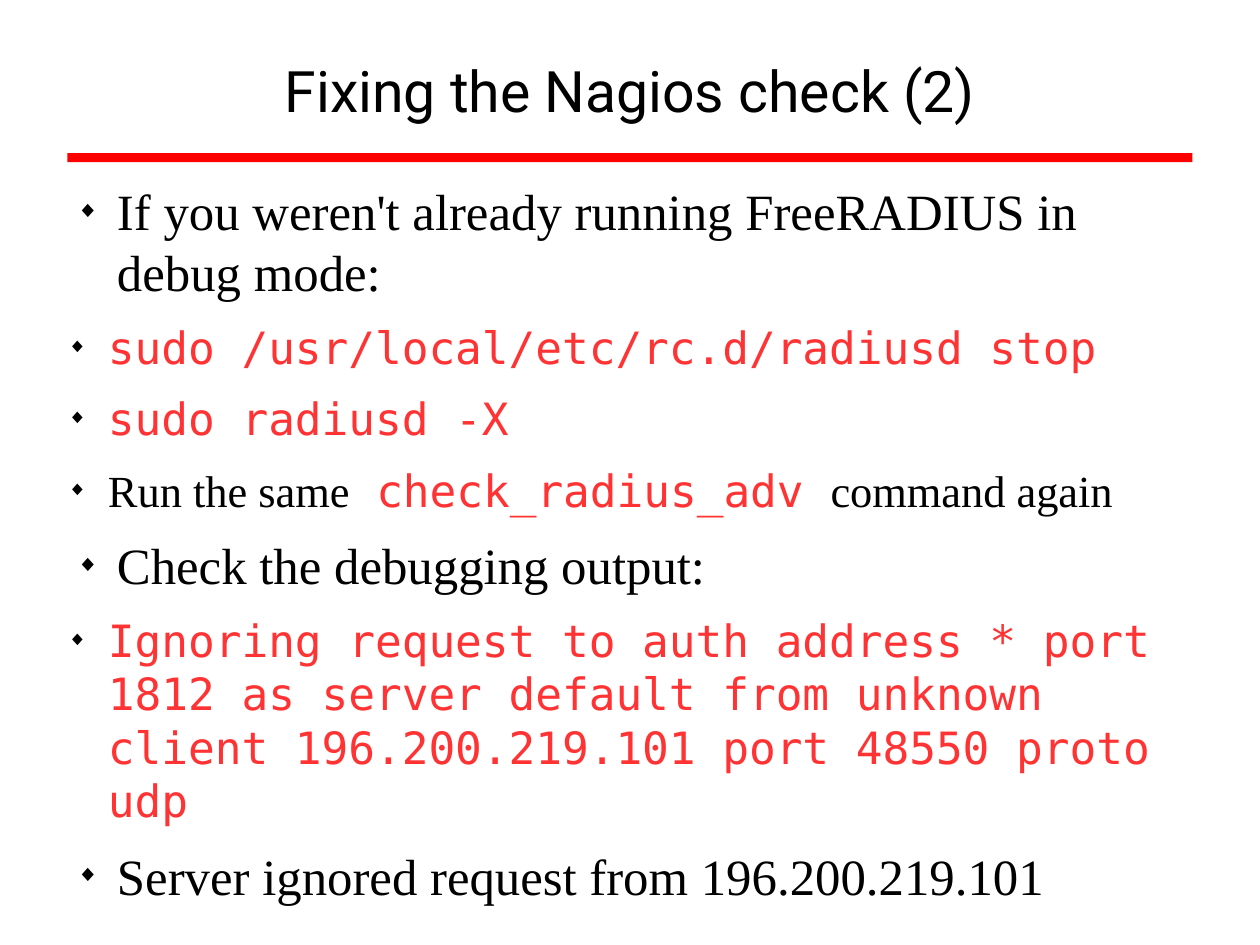
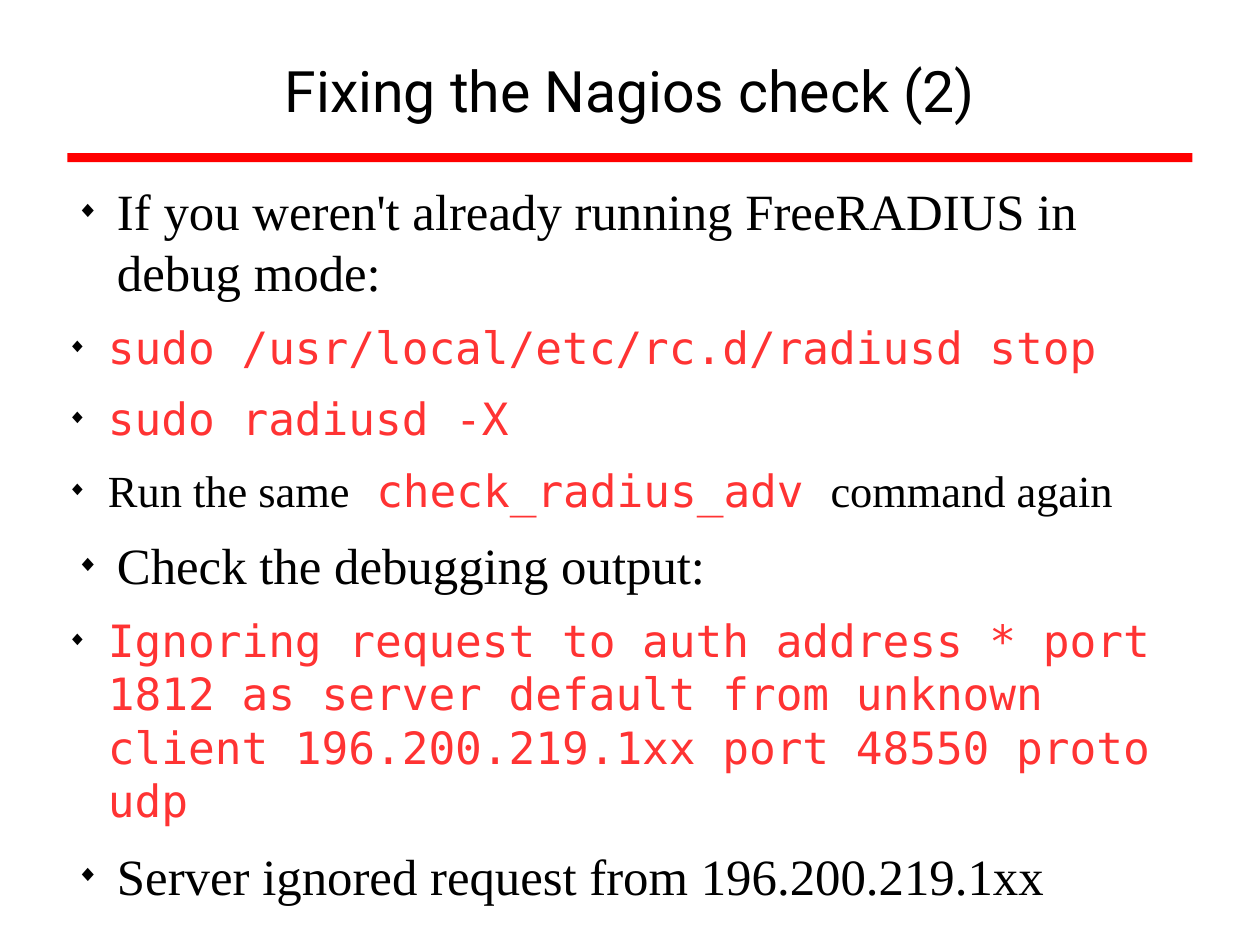
Before and after one commit to afnog/sse, a slide deck: slide 38 of radius/radius_presentation.odp. Drawn at 1260x945 pixels with LibreOffice and Linux fonts; fonts in the diff are those of the drawing; background and template pictures are left out. Boxes give left, top, right and bottom in pixels: in the first picture for what was removed or moved away, otherwise in the second. Text is boxed around its words. In the diff, an @@ line names an element or a change of style, - is before the commit and + after.

Commit message:
/ ‘radius/radius_presentation.odp’

```diff
--- a/radius/radius_presentation.odp
+++ b/radius/radius_presentation.odp
@@ text at (x1=108, y1=623, x2=1150, y2=905): text changed @@
-  ◆ Ignoring request to auth address * port 1812 as server default from unknown client 196.200.219.101 port 48550 proto udp
-◆ Server ignored request from 196.200.219.101
+  ◆ Ignoring request to auth address * port 1812 as server default from unknown client 196.200.219.1xx port 48550 proto udp
+◆ Server ignored request from 196.200.219.1xx
```
